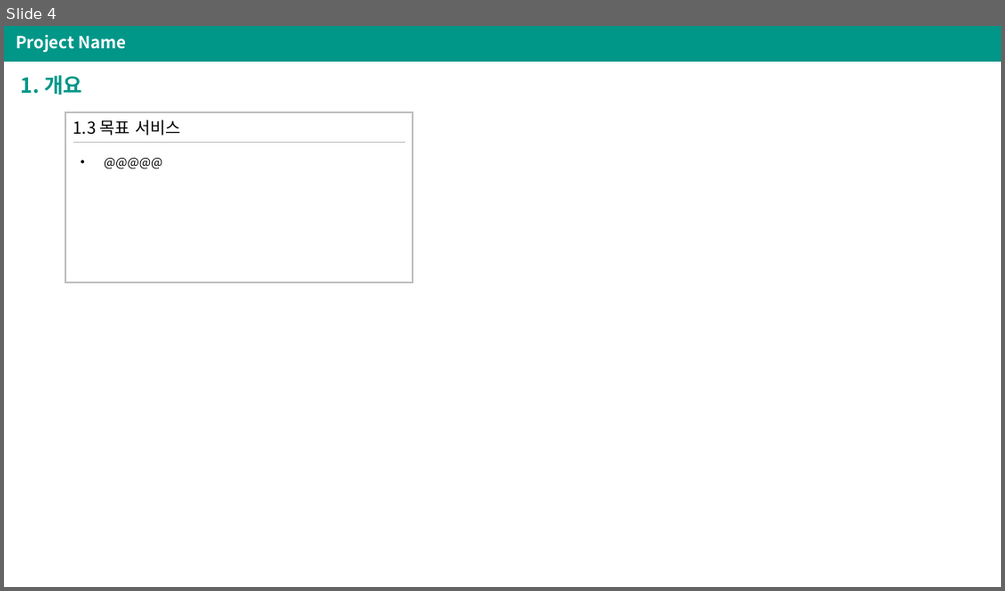
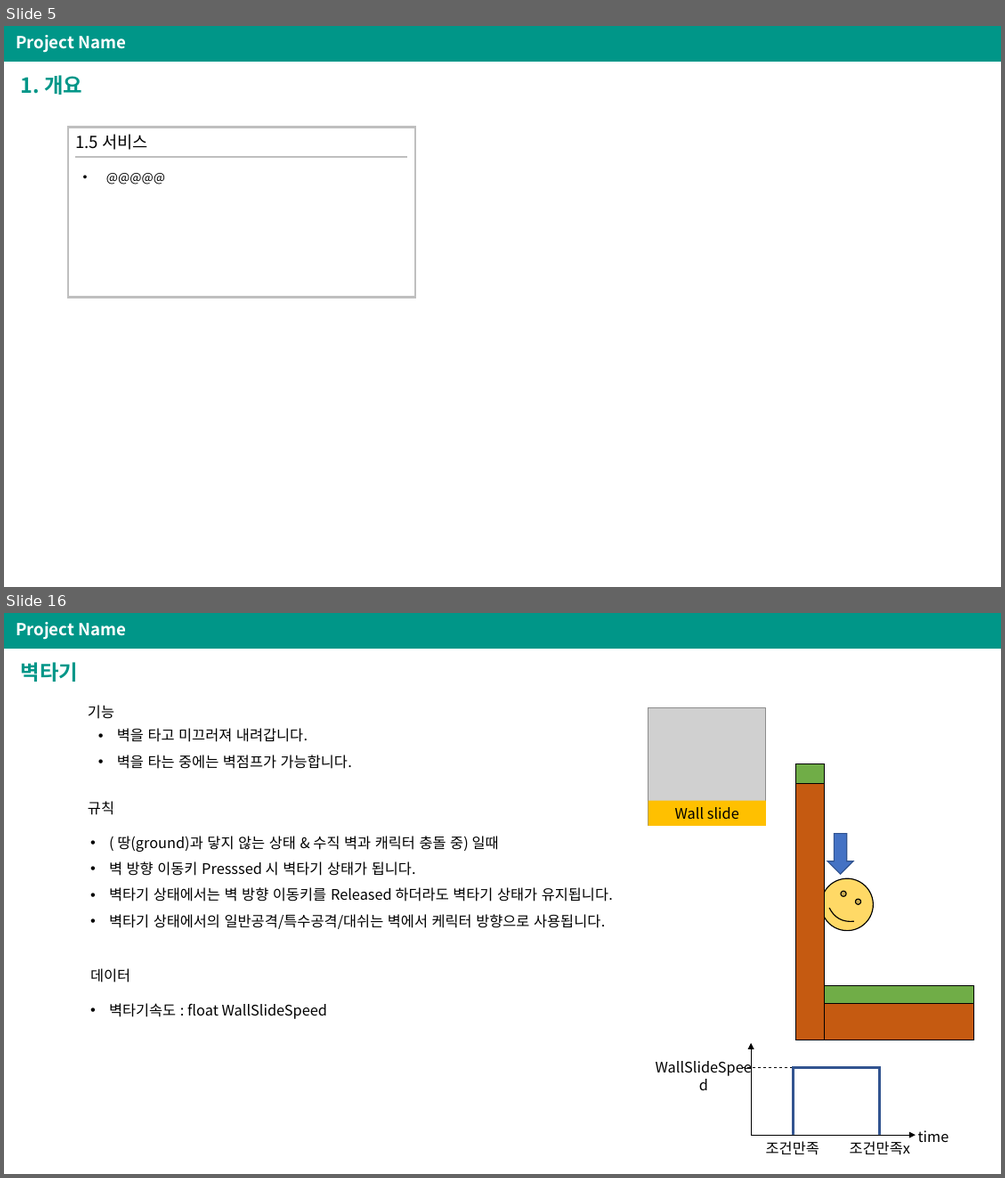
Before and after one commit to PriuS2/TIL, a slide deck: 2020/Project_/[ProjectName]_SystemDesign.pptx. Shown one above the other, each under a label of ours: slide 4 before the commit, slides 5 and 16 after it; the slides between them are not shown. The pictures are 1005x591 and 1005x1178 pixels, drawn with LibreOffice and Linux fonts; fonts in the diff are those of the drawing; grey boxes stand for pictures. Boxes give left, top, right and bottom in pixels: in the first picture for what was removed or moved away, otherwise in the second. Text is boxed around its words. In the diff, an @@ line names an element or a change of style, - is before the commit and + after.

```diff
--- a/2020/Project_/[ProjectName]_SystemDesign.pptx
+++ b/2020/Project_/[ProjectName]_SystemDesign.pptx
@@ slide 16 added at bbox=[4, 613, 1001, 1174], background #FFFFFF; not listed: 2 template elements that a slide beside it also shows @@
@@ title added at bbox=[21, 662, 78, 682], 20 pt, text #009688, bold @@
+벽타기
@@ text added at bbox=[88, 705, 114, 719], 14 pt, text #000000 @@
+기능
@@ picture added at bbox=[648, 708, 766, 826] @@
@@ text added at bbox=[117, 728, 352, 769], 14 pt, text #000000 @@
+• 벽을 타고 미끄러져 내려갑니다.
+• 벽을 타는 중에는 벽점프가 가능합니다.
@@ rectangle added at bbox=[796, 764, 825, 783], fill #70AD47, outline #000000 1 pt @@
@@ rectangle added at bbox=[796, 784, 825, 1040], fill #C55A11, outline #000000 1 pt @@
@@ text added at bbox=[88, 801, 114, 815], 14 pt, text #000000 @@
+규칙
@@ rectangle added at bbox=[648, 801, 766, 826], fill #FFC000, 14 pt, text #000000 @@
+Wall slide
@@ text added at bbox=[109, 835, 613, 929], 14 pt, text #000000 @@
+• ( 땅(ground)과 닿지 않는 상태 & 수직 벽과 캐릭터 충돌 중) 일때
+• 벽 방향 이동키 Presssed 시 벽타기 상태가 됩니다.
+• 벽타기 상태에서는 벽 방향 이동키를 Released 하더라도 벽타기 상태가 유지됩니다.
+• 벽타기 상태에서의 일반공격/특수공격/대쉬는 벽에서 케릭터 방향으로 사용됩니다.
@@ right arrow added at bbox=[827, 834, 853, 874], fill #4472C4, outline #325491 1 pt @@
@@ smiley face added at bbox=[812, 869, 883, 941], fill #FFD966, outline #000000 1 pt @@
@@ text added at bbox=[90, 968, 130, 982], 14 pt, text #000000 @@
+데이터
@@ rectangle added at bbox=[825, 985, 974, 1004], fill #70AD47, outline #000000 1 pt @@
@@ text added at bbox=[109, 1003, 327, 1019], 14 pt, text #000000 @@
+• 벽타기속도 : float WallSlideSpeed
@@ rectangle added at bbox=[825, 1004, 974, 1040], fill #C55A11, outline #000000 1 pt @@
@@ group added at bbox=[644, 1043, 949, 1159]: 4 texts, 2 lines, 2 rectangles, 2 arrows @@
+WallSlideSpeed
+time
+조건만족
+조건만족x
@@ what was slide 4 is now slide 5 @@
@@ slide 5 changed as well @@
@@ text at bbox=[75, 134, 147, 150]: text changed @@
-1.3 목표 서비스
+1.5 서비스
@@ 1 text, 1 rectangle, 1 line: place and size @@
-1 text, 1 rectangle, 1 line at bbox=[65, 112, 413, 281]
+1 text, 1 rectangle, 1 line at bbox=[68, 127, 415, 297]
```
Also in this commit, not shown: 16 other slides changed, 16 other slides added, 7 slides removed, 2 other files.
